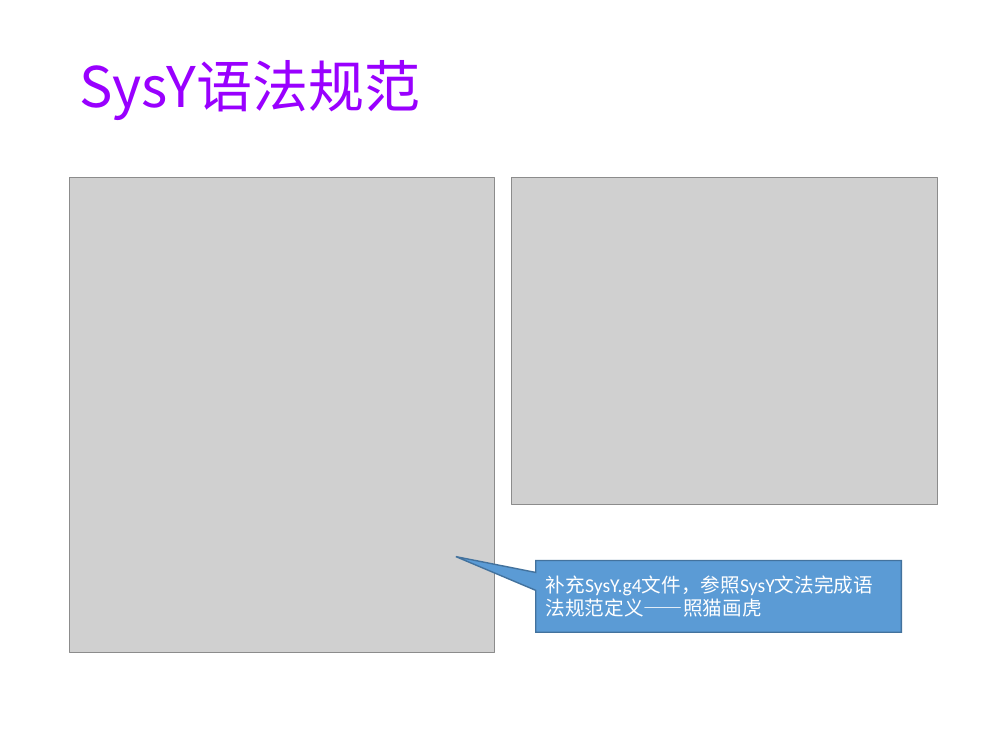
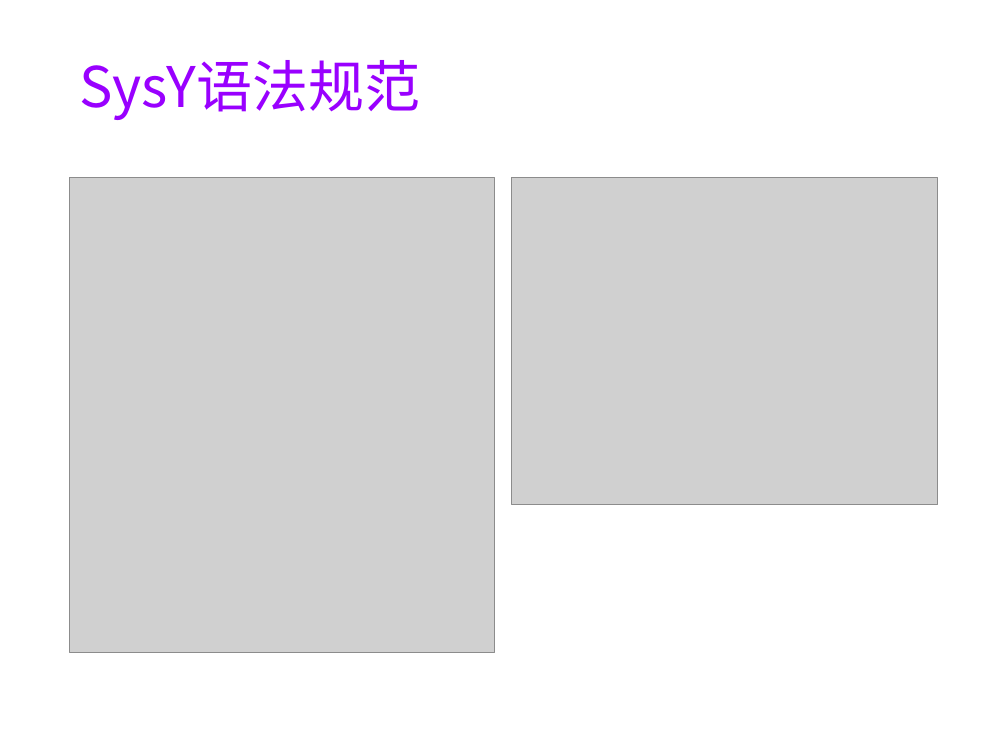
Before and after one commit to WangQingzhe/Sysy-compiler, a slide deck: slide 25 of doc/exp02-ir.pptx (slide 10 before the commit). Drawn at 1008x756 pixels with LibreOffice and Linux fonts; fonts in the diff are those of the drawing; grey boxes stand for pictures; background and template pictures are left out. Boxes give left, top, right and bottom in pixels: in the first picture for what was removed or moved away, otherwise in the second. Text is boxed around its words. In the diff, an @@ line names an element or a change of style, - is before the commit and + after.

Commit message:
Update exp2 slides

```diff
--- a/doc/exp02-ir.pptx
+++ b/doc/exp02-ir.pptx
@@ speech box removed at bbox=[536, 560, 902, 632] @@
-补充SysY.g4文件，参照SysY文法完成语法规范定义——照猫画虎
```
Also in this commit, not shown: 19 slides added, 10 slides removed.
